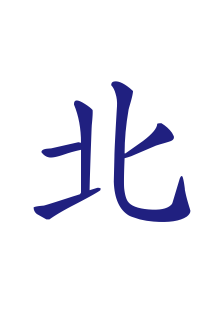
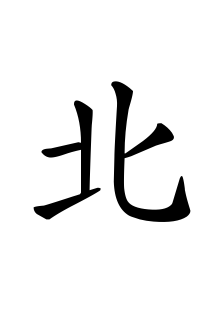
Layers edited between the first and the second (224, 320) image:
painted on "北" over left=33, top=81, right=191, bottom=222
